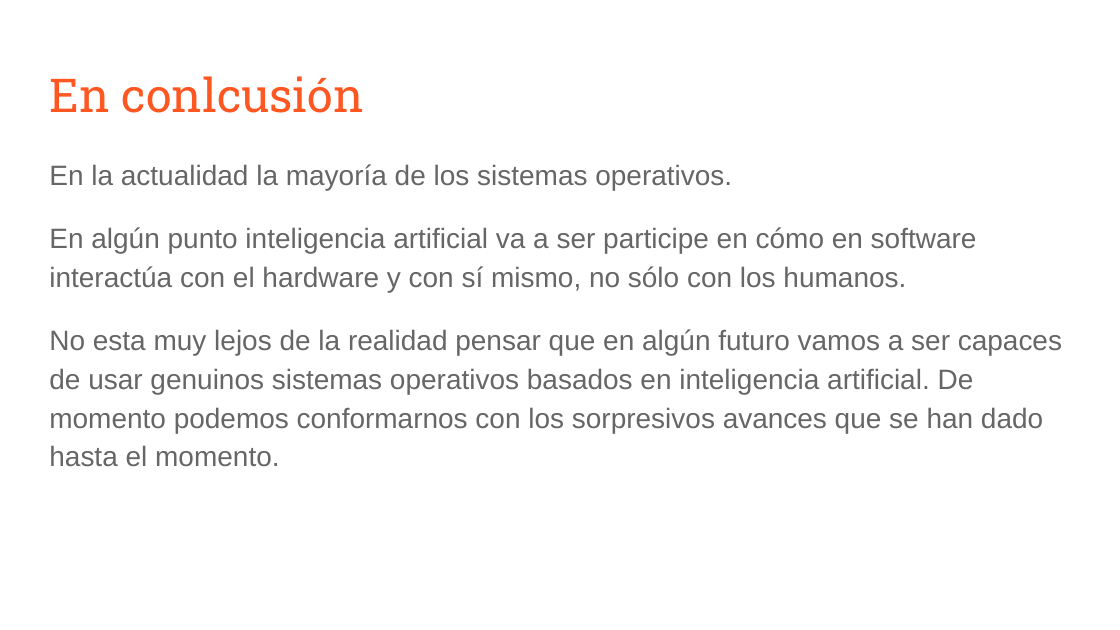
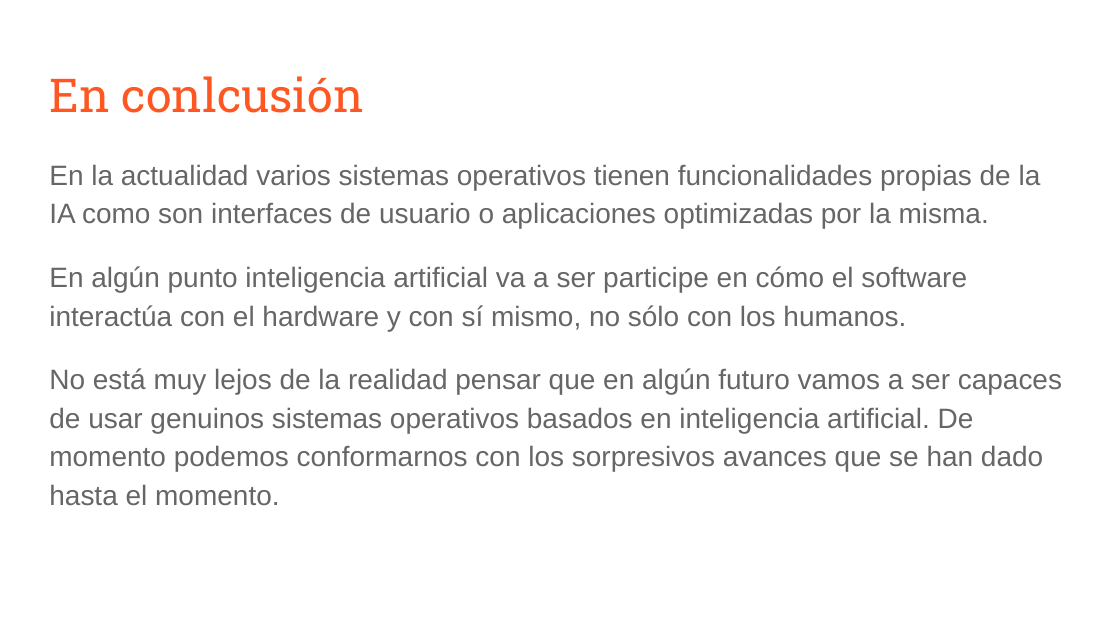
Before and after one commit to gwolf/sistop-2019-2, a slide deck: slide 25 of exposiciones/RodriguezZuriel-IbarraOmar/Inteligencia artificial en los sistemas operativos.pptx (slide 22 before the commit). Drawn at 1120x630 pixels with LibreOffice and Linux fonts; fonts in the diff are those of the drawing. Boxes give left, top, right and bottom in pixels: in the first picture for what was removed or moved away, otherwise in the second. Text is boxed around its words. In the diff, an @@ line names an element or a change of style, - is before the commit and + after.

```diff
--- a/exposiciones/RodriguezZuriel-IbarraOmar/Inteligencia artificial en los sistemas operativos.pptx
+++ b/exposiciones/RodriguezZuriel-IbarraOmar/Inteligencia artificial en los sistemas operativos.pptx
@@ text at (49,164,1062,506): text changed @@
-En la actualidad la mayoría de los sistemas operativos.
-En algún punto inteligencia artificial va a ser participe en cómo en software interactúa con el hardware y con sí mismo, no sólo con los humanos.
-No esta muy lejos de la realidad pensar que en algún futuro vamos a ser capaces de usar genuinos sistemas operativos basados en inteligencia artificial. De momento podemos conformarnos con los sorpresivos avances que se han dado hasta el momento.
+En la actualidad varios sistemas operativos tienen funcionalidades propias de la IA como son interfaces de usuario o aplicaciones optimizadas por la misma.
+En algún punto inteligencia artificial va a ser participe en cómo el software interactúa con el hardware y con sí mismo, no sólo con los humanos.
+No está muy lejos de la realidad pensar que en algún futuro vamos a ser capaces de usar genuinos sistemas operativos basados en inteligencia artificial. De momento podemos conformarnos con los sorpresivos avances que se han dado hasta el momento.
```
Also in this commit, not shown: 9 other slides changed, 3 slides added.
